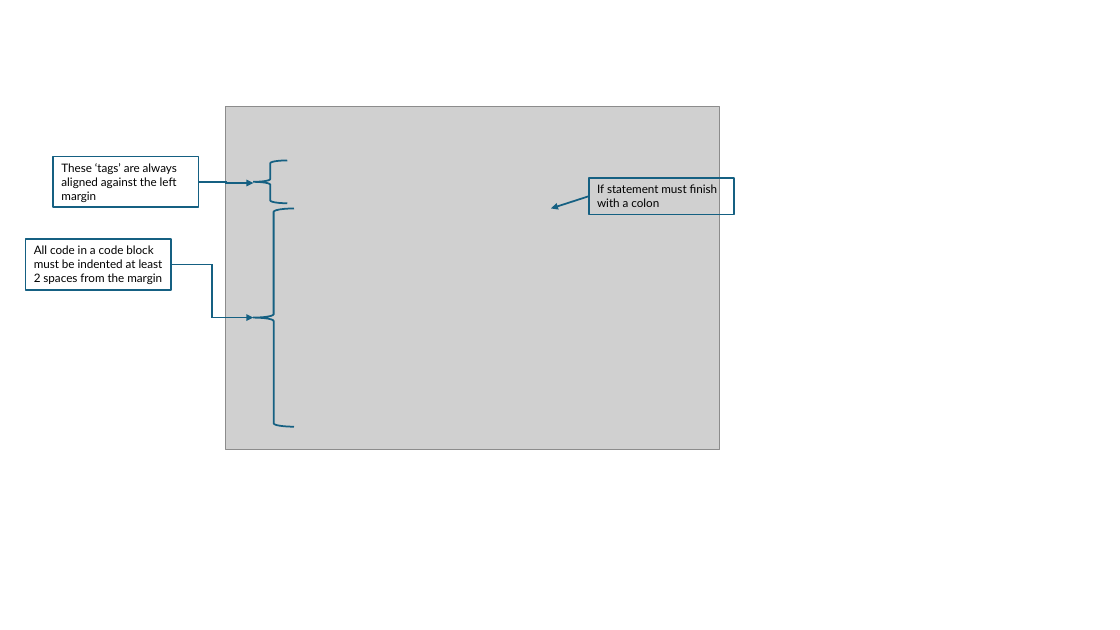
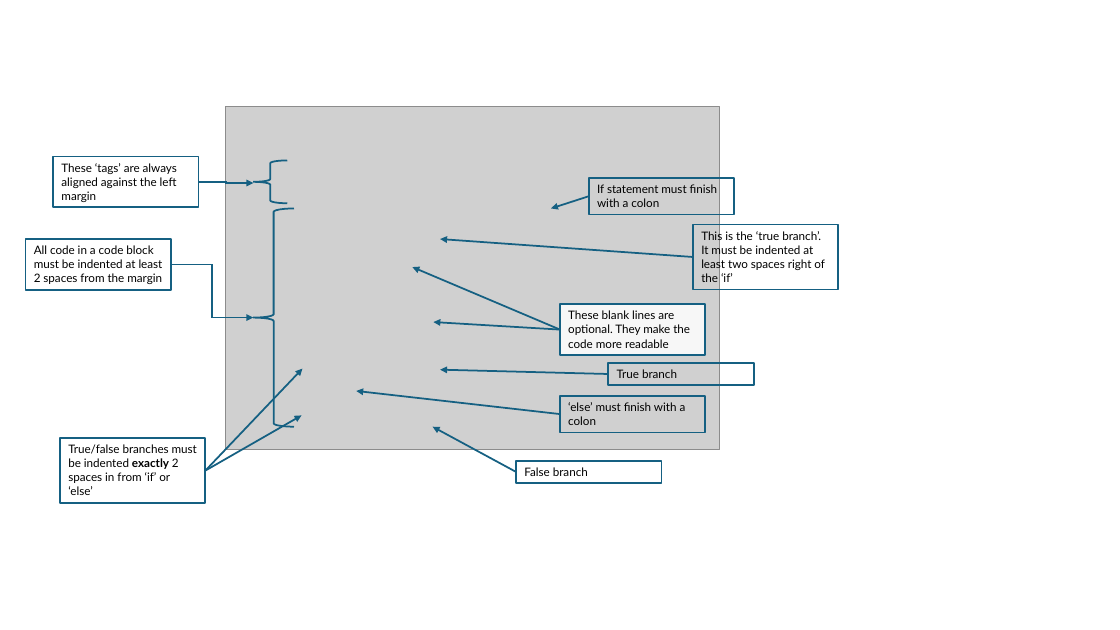
Before and after one commit to FlindersLaw/textbook, a slide deck: slide 2 of other_resources/Docassemble Syntax Guide.pptx. Drawn at 1120x630 pixels with LibreOffice and Linux fonts; fonts in the diff are those of the drawing; grey boxes stand for pictures. Boxes give left, top, right and bottom in pixels: in the first picture for what was removed or moved away, otherwise in the second. Text is boxed around its words. In the diff, an @@ line names an element or a change of style, - is before the commit and + after.

```diff
--- a/other_resources/Docassemble Syntax Guide.pptx
+++ b/other_resources/Docassemble Syntax Guide.pptx
@@ arrow added from (693, 257) to (440, 239), #156082 1.5 pt @@
@@ rectangle added at (693,224,839,289), outline #156082 1.5 pt, 10 pt, text #000000 @@
+This is the ‘true branch’. It must be indented at least two spaces right of the ‘if’
@@ arrow added from (560, 329) to (413, 267), #156082 1.5 pt @@
@@ arrow added from (560, 329) to (434, 322), #156082 1.5 pt @@
@@ rectangle added at (560,304,706,355), fill #FFFFFF at 84% opacity, outline #156082 1.5 pt, 10 pt, text #000000 @@
+These blank lines are optional. They make the code more readable
@@ arrow added from (206, 471) to (302, 369), #156082 1.5 pt @@
@@ arrow added from (608, 374) to (440, 370), #156082 1.5 pt @@
@@ rectangle added at (608,363,754,386), outline #156082 1.5 pt, 10 pt, text #000000 @@
+True branch
@@ arrow added from (206, 471) to (302, 416), #156082 1.5 pt @@
@@ arrow added from (560, 414) to (356, 391), #156082 1.5 pt @@
@@ rectangle added at (560,396,706,433), outline #156082 1.5 pt, 10 pt, text #000000 @@
+‘else’ must finish with a colon
@@ rectangle added at (60,439,206,503), outline #156082 1.5 pt, 10 pt, text #000000 @@
+True/false branches must be indented exactly 2 spaces in from ‘if’ or ‘else’
@@ arrow added from (517, 472) to (433, 427), #156082 1.5 pt @@
@@ rectangle added at (517,460,662,483), outline #156082 1.5 pt, 10 pt, text #000000 @@
+False branch
```
Also in this commit, not shown: 1 slide added, 8 other files.
